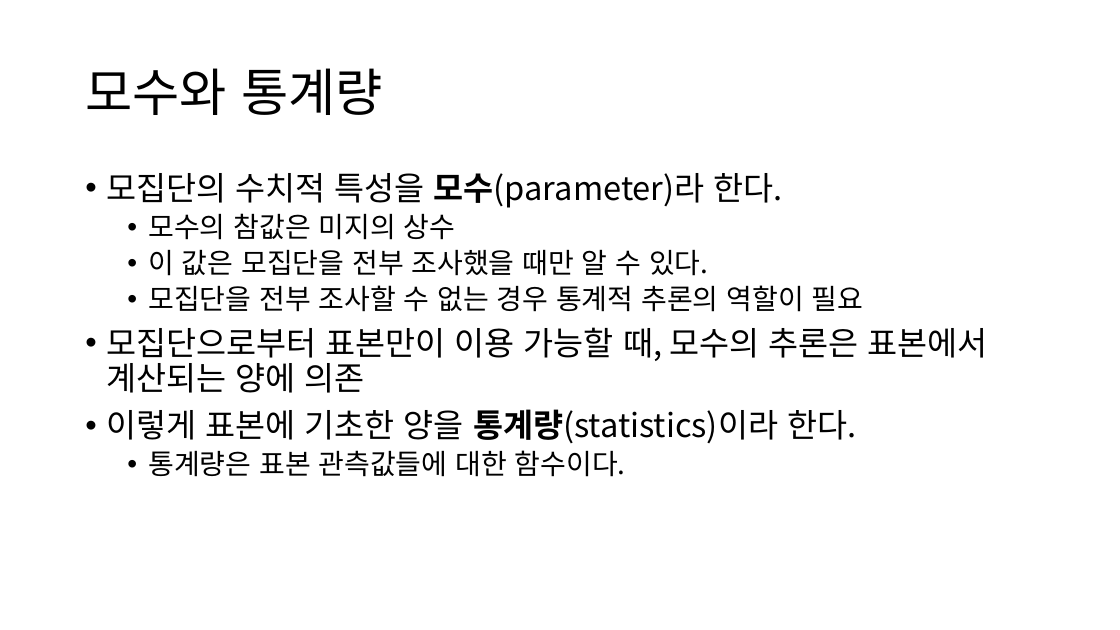
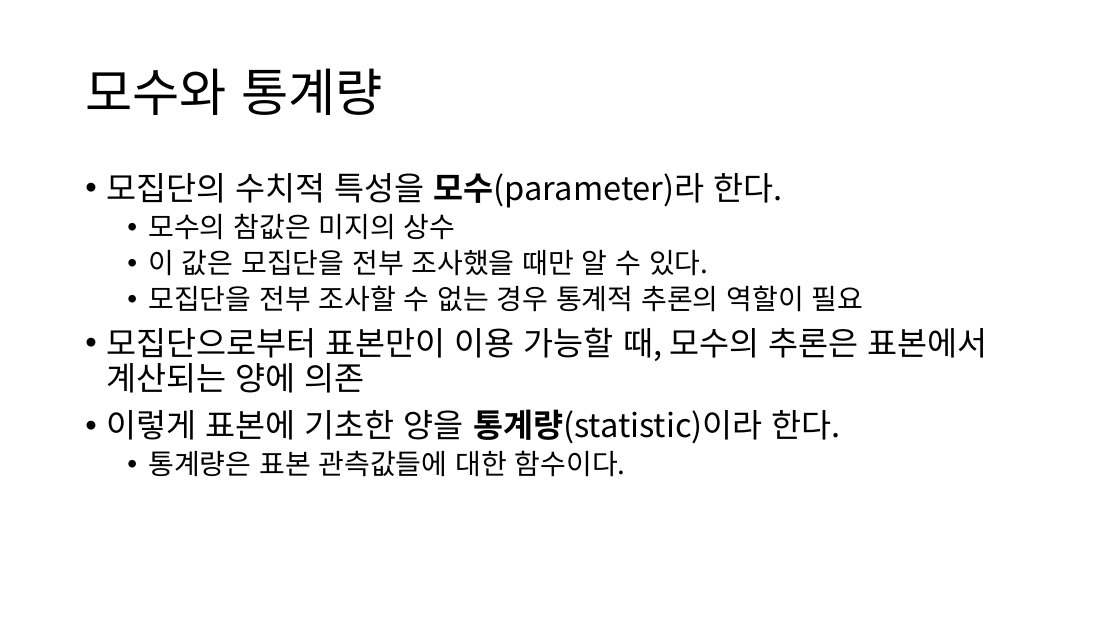
Before and after one commit to ksublee/AS, a slide deck: slide 3 of ppt/7.반복 표본에서의 변이-표집분포.pptx. Drawn at 1120x630 pixels with LibreOffice and Linux fonts; fonts in the diff are those of the drawing. Boxes give left, top, right and bottom in pixels: in the first picture for what was removed or moved away, otherwise in the second. Text is boxed around its words. In the diff, an @@ line names an element or a change of style, - is before the commit and + after.

```diff
--- a/ppt/7.반복 표본에서의 변이-표집분포.pptx
+++ b/ppt/7.반복 표본에서의 변이-표집분포.pptx
@@ text at (106,409,841,443): text changed @@
-• 이렇게 표본에 기초한 양을 통계량(statistics)이라 한다.
+• 이렇게 표본에 기초한 양을 통계량(statistic)이라 한다.
```
Also in this commit, not shown: 1 other slide changed, 1 slide added, 1 slide removed, 3 other files.
